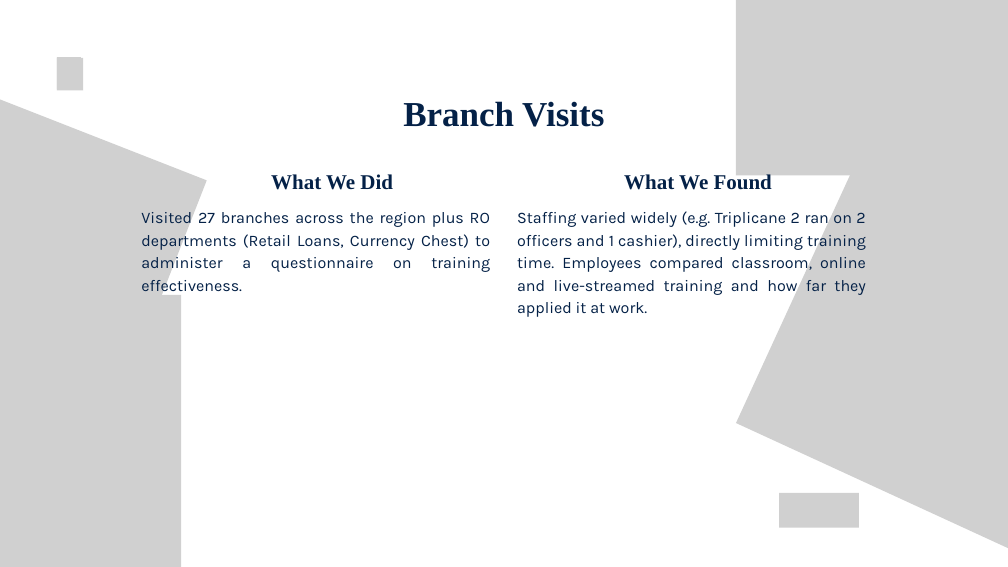
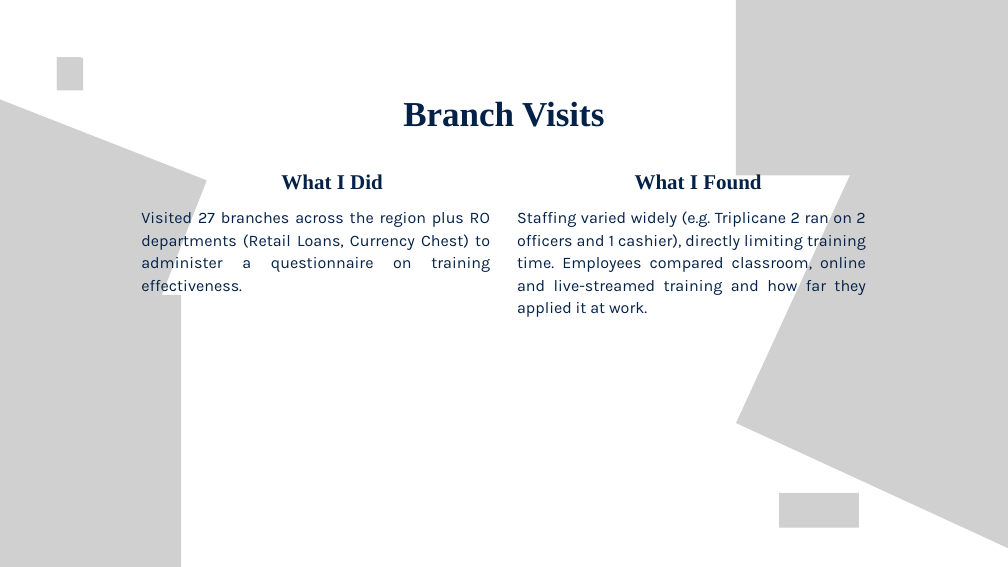
Before and after one commit to debanjanm/Sreetama-Ghosh-Ray, a slide deck: slide 8 of 306 - Internship 3/Internship 3 v2.pptx. Drawn at 1008x567 pixels with LibreOffice and Linux fonts; fonts in the diff are those of the drawing; grey boxes stand for pictures. Boxes give left, top, right and bottom in pixels: in the first picture for what was removed or moved away, otherwise in the second. Text is boxed around its words. In the diff, an @@ line names an element or a change of style, - is before the commit and + after.

```diff
--- a/306 - Internship 3/Internship 3 v2.pptx
+++ b/306 - Internship 3/Internship 3 v2.pptx
@@ text at (281,174,383,190): text changed @@
-What We Did
+What I Did
@@ text at (635,173,761,190): text changed @@
-What We Found
+What I Found
```
